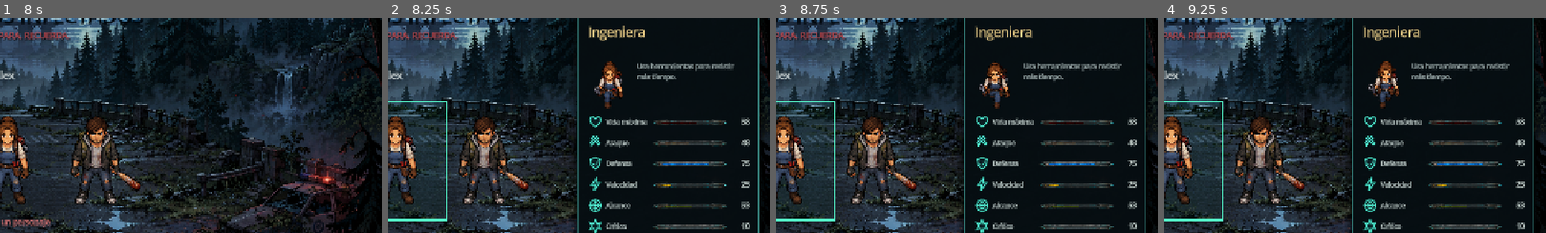
Above: before the commit, frames 1-4 (left to right).
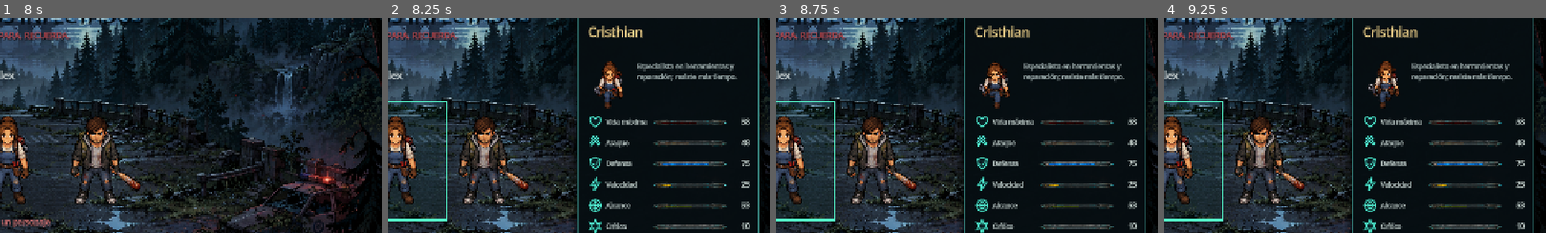
Above: after the commit, the same moments.

Repository: scorpio21/Juego_Zombi
Game: Godot game, scene res://scenes/ui/loading_screen.tscn
Same seed, same stepped clock (60 frames per second), same inputs: the game is played once before the commit and once after it.
Inputs (mouse positions are % of the whole screen's width and height, from its top left):
- Up to frame 1 (8 s): tap Enter at 0.5 s; move the mouse to (72, 45) at 0.52 s; press the mouse at (72, 45) at 0.53 s; hold D (move_right) 0.53-1.25 s; release the mouse at (72, 45) at 1.25 s; drag from (30, 55) to (45, 70) at 1.27 s; move the mouse to (60, 28) at 2.02 s; hold D (move_right) 2.03-2.75 s; tap R at 2.1 s; drag from (45, 70) to (20, 35) at 2.77 s; move the mouse to (80, 65) at 3.52 s; hold A (move_left) 3.53-4.25 s; hold Shift 3.53-4.25 s; drag from (20, 35) to (35, 25) at 4.27 s; click (51, 39) at 5.02 s; type "Alex" at 5.1 s; click "START GAME" at 5.75 s; click "START GAME" at 6.5 s; move the mouse to (55, 50) at 7.27 s; press the mouse at (55, 50) at 7.28 s; hold S (move_down) from 7.28 s (still down)
- Up to frame 2 (8.25 s): release S (move_down) at 8 s; release the mouse at (55, 50) at 8 s; drag from (35, 25) to (30, 55) at 8.02 s
- Up to frame 3 (8.75 s): no input
- Up to frame 4 (9.25 s): move the mouse to (72, 45) at 8.77 s; hold W (move_up) from 8.78 s (still down); tap R at 8.85 s
The pictures show only the part of the screen within x 50-100%, y 26-76%; the shares and areas given below are measured in that part.

Frame 1 is identical in both runs. In frame 2, 1.4% of the frame differs, in the area x 52-92%, y 3-30%; in frame 3, 1.4%; in frame 4, 1.4%.

Commit message:
Update visible character names

Diff:
--- a/main.gd
+++ b/main.gd
@@ -799,10 +799,10 @@
 	# same CharacterData structure used by the selection UI and can later be
 	# replaced by .tres resources without changing the rest of the code.
 	var definitions := [
-		["lumberjack", "Leñador", "Fuerte y resistente. Abre camino con su hacha.", 140, 30, 12, 185.0, 0.08, "Golpe de hacha"],
-		["hunter", "Cazador", "Experto a distancia y en golpes críticos.", 100, 38, 7, 300.0, 0.18, "Disparo preciso"],
-		["engineer", "Ingeniera", "Usa herramientas para resistir más tiempo.", 115, 24, 15, 210.0, 0.10, "Reparación"],
-		["survivor", "Superviviente", "Equilibrado, rápido y preparado para cualquier situación.", 125, 28, 10, 225.0, 0.12, "Adrenalina"]
+		["lumberjack", "AlexLuigui", "Fuerte y resistente; abre camino con su hacha.", 140, 30, 12, 185.0, 0.08, "Golpe de hacha"],
+		["hunter", "Melo", "Especialista a distancia y en golpes críticos.", 100, 38, 7, 300.0, 0.18, "Disparo preciso"],
+		["engineer", "Cristhian", "Especialista en herramientas y reparación; resiste más tiempo.", 115, 24, 15, 210.0, 0.10, "Reparación"],
+		["survivor", "Loba Herida", "Sobrevive herida, pero sigue siendo equilibrada, rápida y decidida.", 125, 28, 10, 225.0, 0.12, "Adrenalina"]
 	]
 	for definition in definitions:
 		var data = CHARACTER_DATA_SCRIPT.new()
Not shown, changed: README.md
